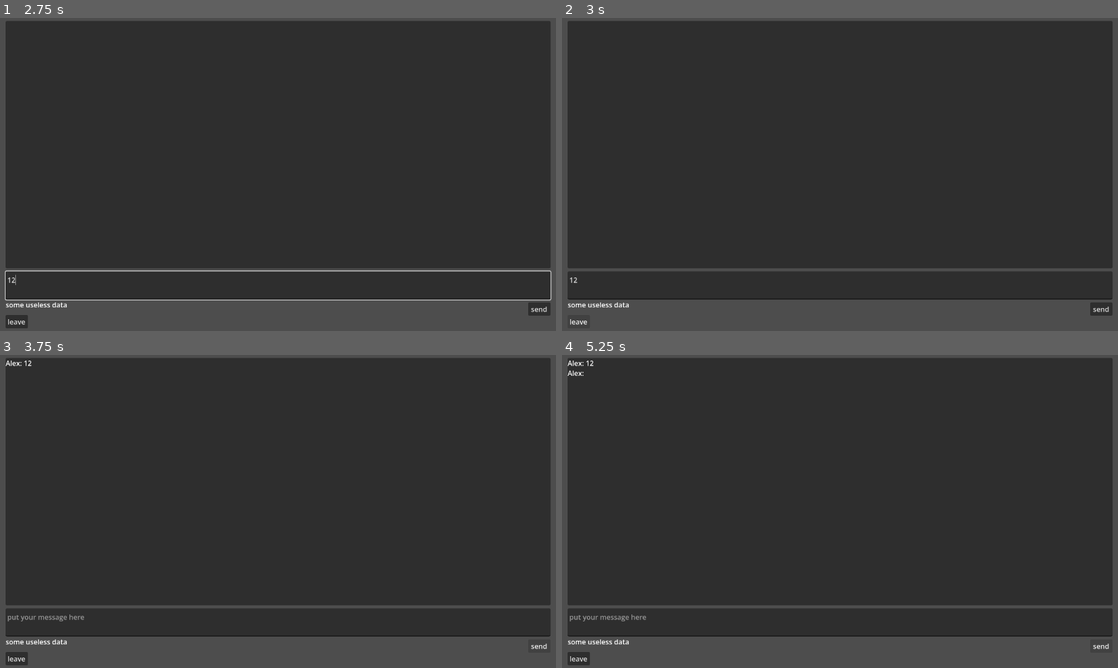
Above: before the commit, frames 1-4 (two rows, left to right).
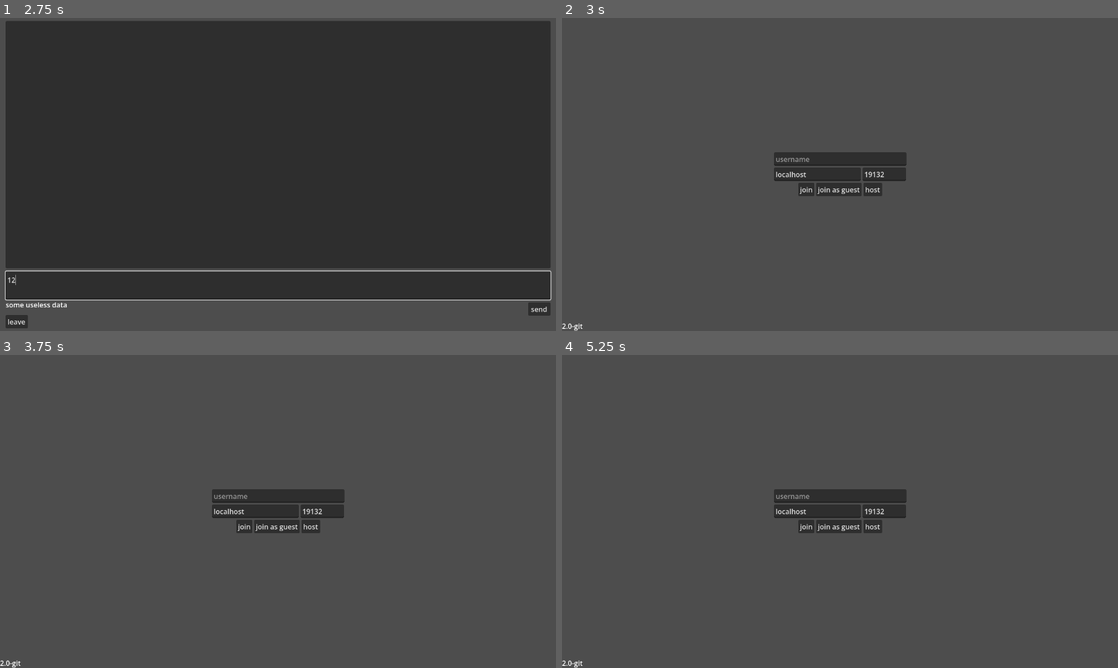
Above: after the commit, the same moments.

Repository: CyanActSus420/pisscord
Game: Godot game, scene res://scenes/Menu.tscn
Two runs of this game, one before a commit and one after it. Both use one fixed random seed, a clock stepped at 60 frames per second and the inputs below.
Inputs (mouse positions are in pixels of both pictures, inside the frame that each line leads up to):
- Up to frame 1 (2.75 s): click (278, 158) at 0.52 s; type "Alex" at 0.6 s; click "host" at 1.25 s; click (278, 284) at 2.02 s; type "12" at 2.1 s
- Up to frame 2 (3 s): click "leave" at 2.75 s
- Up to frame 3 (3.75 s): click (539, 646) at 3.5 s, where only the run before the commit has a clickable "send"
- Up to frame 4 (5.25 s): click (578, 658) at 4.25 s, where only the run before the commit has a clickable "leave"; click (1101, 646) at 5 s, where only the run before the commit has a clickable "send"

Frame 1 is identical in both runs. In frame 2, 84% of the frame differs, in the area x 0-99%, y 1-100%; in frame 3, 84%; in frame 4, 84%.

Commit message:
leaving (probably)

Diff:
--- a/scenes/Chat.tscn
+++ b/scenes/Chat.tscn
@@ -75,4 +75,5 @@
 grow_vertical = 2
 text = "some useless data"
 
+[connection signal="pressed" from="LeaveButton" to="." method="_on_leave_button_pressed"]
 [connection signal="pressed" from="SendButton" to="." method="_on_send_button_pressed"]
--- a/src/State-Chat.gd
+++ b/src/State-Chat.gd
@@ -12,9 +12,9 @@
 	multiplayer.multiplayer_peer = LocalUserData.peer
 	multiplayer.allow_object_decoding = true
 
-## ------------------------------------------
-## [ EVERYTHING THAT ISN'T THE THINGS BELOW ]
-## ------------------------------------------
+## -------------------------------------------------------
+## [ EVERYTHING THAT ISN'T THE THINGS BELOW THIS SECTION ]
+## -------------------------------------------------------
 
 ## function that begins the process of sending messages
 func send_message() -> void:
@@ -32,6 +32,12 @@
 func _on_send_button_pressed() -> void:
 	send_message()
 
+func _on_leave_button_pressed() -> void:
+	multiplayer.multiplayer_peer = null
+	LocalUserData.client = null
+	LocalUserData.peer = null
+	get_tree().change_scene_to_file("res://scenes/Menu.tscn")
+
 ## -----------------
 ## [ RPC FUNCTIONS ]
 ## -----------------
